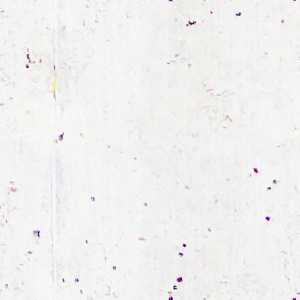
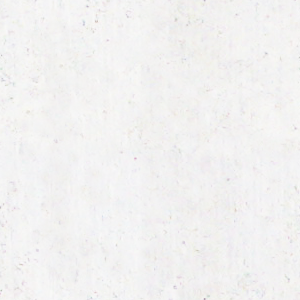
Layered file, before and after one edit (300 x 300). Changes by layer:
painted on "背景" over [0, 0, 300, 300]
